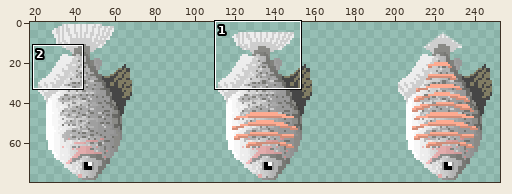
Two states of a sprite sheet, johnsilva/ticador/assets/sprites/fish3_90-80-3.png. The picture above shows the old version from afar; the outline marks the close-up.
Close-up. The starting point:
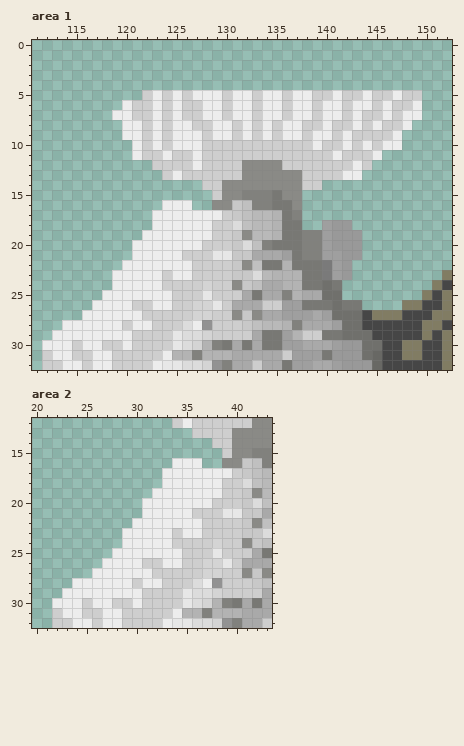
The file is 270x80 pixels. Pixels under 10% opacity are left out. Colours within 5 levels of each other are drawn and written as one. Shown: area 1: x 111..152, y 0..32; area 2: x 20..43, y 12..32. The wide view leaves out empty margins. The commit also changed other parts of the picture, which this record leaves out.
The same view after the edit:
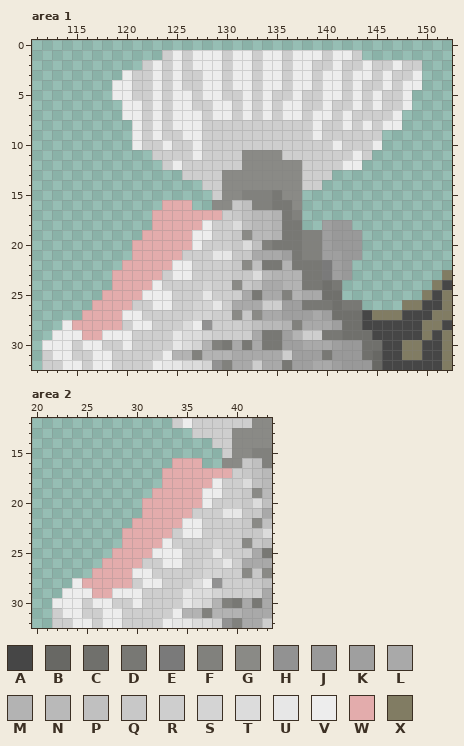
Palette (. is transparent): A #464646  B #686864  C #70706c  D #787874  E #7a7a7a  F #81817d  G #8a8a86  H #929292  J #999999  K #9f9f9f  L #a9a9a9  M #b3b3b3  N #b9b9b9  P #c0c0c0  Q #c8c8c8  R #cecece  S #d4d4d4  T #dcdcdc  U #e7e7e7  V #ededed  W #e3acac  X #817c63
Diff:
--- area 1
@@ x 111..152 @@
  0 ..........................................
- 1 ..........................................
- 2 ..........................................
- 3 ..........................................
- 4 ..........................................
- 5 ...........RVRVRVVVRVVRVVRVVRRVRRVRRVRR...
- 6 .........VRRVRVRRVVRVVRVVRVVRVVRVVRVRRV...
- 7 ........VVRRVRVRRVVRVVRVVRVVRVVRVRRVRVV...
- 8 .........VVRVRVVRRVVRVRVRVVRRVRRVRVRRV....
- 9 .........VVRVRVVVRVVRVRVRVVRVVRVRRRRV.....
-10 ..........VRVRVVVRRRRRRRRRRRVRRVRVRVV.....
-11 ..........VRRVRRVRRRRRRRRRRRRRVRRRV.......
-12 ............RRRRVRRRRGGGGRRRRRRRVR........
-13 .............RVRRRRRRGGGGGGRRRRVV.........
+ 1 .............RVRVVVRVVRVVRVVVRVVR.........
+ 2 ...........RVRVRVVVRVVRVVRVVRRVRRVRRVRR...
+ 3 .........VRRVRVRRVVRVVRVVRVVRVVRVVRVRRV...
+ 4 ........VVRRVRVRRVVRVVRVVRVVRVVRVRRVRVV...
+ 5 ........VVRRVRVVRVVRRVRVRRVRRVVRVRVRRV....
+ 6 .........VVRVRVVRRVVRVRVRVVRRVRRVRVRRV....
+ 7 .........VVRVRVVVRVVRVRVRVVRVVRVRRRRV.....
+ 8 ..........VRVRVVVRRRRRRRRRRRVRRVRVRVV.....
+ 9 ..........VRVRRVVRRRRRRRRRRRVRRRRRR.......
+10 ..........VRRVRRVRRRRRRRRRRRRRVRRRV.......
+11 ............RRRRVRRRRGGGGRRRRRRRVR........
+12 .............RVRRRRRRGGGGGGRRRRVV.........
+13 ...............RRRRGGGGGGGGRRR............
 14 .................RRGGGGGGGGRR.............
 15 ..................RGGFFFDGG...............
-16 .............VVV..GGQPFFDDG...............
-17 ............VVVVVVVRQPNNMDF...............
-18 ............VVVVVVRRTPNNMDD..KJJ..........
-19 ...........VVVVVVVRRQGNNMDDFFKJJJ.........
-20 ..........VVVVVVVRRRQTPFDDDFFKJJJ.........
-21 ..........VVVVVRRRUUQQLLLKDFFKKJJ.........
-22 .........VVVVVVVRRRRQGPDDMDDDEKJ..........
-23 ........VVVVVRVVRRRRQQTNMMMDDEKJ.........X
-24 ........VVVVVRRRRSRRGQPLLMMDDCD.........XA
-25 .......VVVVVVVRRRURRRLDLLFMLLCC........XAX
-26 ......VVVVRRVVRRSSURLLLRRKKDDDCDD....XXAAX
-27 .....VVVVVVRRRRRSSRRGQGLLKKKLKCCCAXXXAAAXX
-28 ...VVVVVVRVVRRRTVHRRRQPNNMFLLLKCCAAAAAAXXA
-29 ..VVVVVVVVRRRRUTTSRRRRLDDKMRRDDCCCAAAAAXAX
+16 .............WWW..GGQPFFDDG...............
+17 ............WWWWWWWRQPNNMDF...............
+18 ............WWWWWVRRTPNNMDD..KJJ..........
+19 ...........WWWWWVVRRQGNNMDDFFKJJJ.........
+20 ..........WWWWWWVRRRQTPFDDDFFKJJJ.........
+21 ..........WWWWWRRRUUQQLLLKDFFKKJJ.........
+22 .........WWWWWVVRRRRQGPDDMDDDEKJ..........
+23 ........WWWWWRVVRRRRQQTNMMMDDEKJ.........X
+24 ........WWWWVRRRRSRRGQPLLMMDDCD.........XA
+25 .......WWWWVVVRRRURRRLDLLFMLLCC........XAX
+26 ......WWWWRRVVRRSSURLLLRRKKDDDCDD....XXAAX
+27 .....WWWWVVRRRRRSSRRGQGLLKKKLKCCCAXXXAAAXX
+28 ...VWWWWWRVVRRRTVHRRRQPNNMFLLLKCCAAAAAAXXA
+29 ..VVVWWVVVRRRRUTTSRRRRLDDKMRRDDCCCAAAAAXAX
 30 .VVVRVVRRVRRRRUTSMFDLDLDDKKLLLKJJCCAAXXAAX
--- area 2
@@ x 20..43 @@
 15 ...................RGGFF
-16 ..............VVV..GGQPF
-17 .............VVVVVVVRQPN
-18 .............VVVVVVRRTPN
-19 ............VVVVVVVRRQGN
-20 ...........VVVVVVVRRRQTP
-21 ...........VVVVVRRRUUQQL
-22 ..........VVVVVVVRRRRQGP
-23 .........VVVVVRVVRRRRQQT
-24 .........VVVVVRRRRSRRGQP
-25 ........VVVVVVVRRRURRRLD
-26 .......VVVVRRVVRRSSURLLL
-27 ......VVVVVVRRRRRSSRRGQG
-28 ....VVVVVVRVVRRRTVHRRRQP
-29 ...VVVVVVVVRRRRUTTSRRRRL
+16 ..............WWW..GGQPF
+17 .............WWWWWWWRQPN
+18 .............WWWWWVRRTPN
+19 ............WWWWWVVRRQGN
+20 ...........WWWWWWVRRRQTP
+21 ...........WWWWWRRRUUQQL
+22 ..........WWWWWVVRRRRQGP
+23 .........WWWWWRVVRRRRQQT
+24 .........WWWWVRRRRSRRGQP
+25 ........WWWWVVVRRRURRRLD
+26 .......WWWWRRVVRRSSURLLL
+27 ......WWWWVVRRRRRSSRRGQG
+28 ....VWWWWWRVVRRRTVHRRRQP
+29 ...VVVWWVVVRRRRUTTSRRRRL
 30 ..VVVRVVRRVRRRRUTSMFDLDL
Pixel boxes of the changes (left, top, right, bottom) in both close-ups:
changed: (72, 50, 422, 340)
changed: (82, 458, 232, 598)
